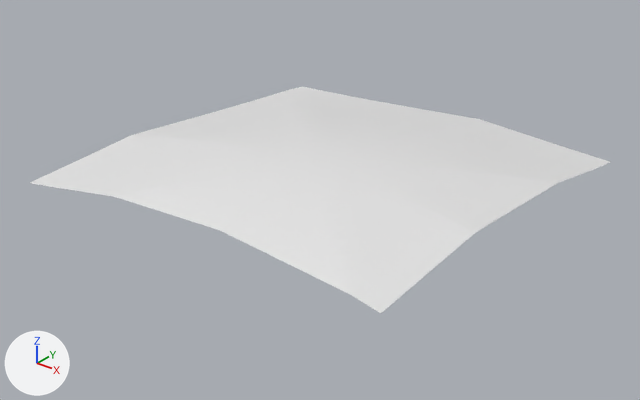
What one commit did to the Blender file 01-Models/DM-Landschaft.blend.
Camera for both pictures: a 50 mm camera at (58.9, -75.5, 44.1) aimed at (0.5, -2.6, -1.1). Lighting does not change. The marker at lower left points along +X, +Y and +Z.

Objects in the first picture: 'landschaft'.
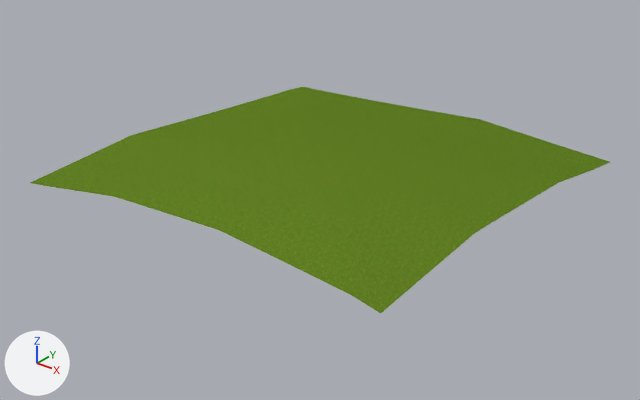
What changed in the scene script:
```text
Add img_dm_berge_gras_png:
    img_dm_berge_gras_png = load_image('DM-Berge-Gras.png', '../02-Textures/DM-Berge-Gras.png', 1024, 1024, 'sRGB')
Add mat_material_001:
    mat_material_001 = diffuse_material('Material.001')
    mat_material_001.texture = img_dm_berge_gras_png
Change me_plane:
    where me_plane.from_pydata(...)  # 1089 vertices, 1024 faces; spans x -1.0..1.0, y -1.0..1.0, z 0.02..0.29
    add me_plane.materials.append(mat_material_001)  # picture img_dm_berge_gras_png
```

Changed parts and their boxes (x1, y1, x2, y2) in the pictures (640 x 400 px):
'landschaft', recoloured (white to green)
    both: (30, 87, 610, 313)
